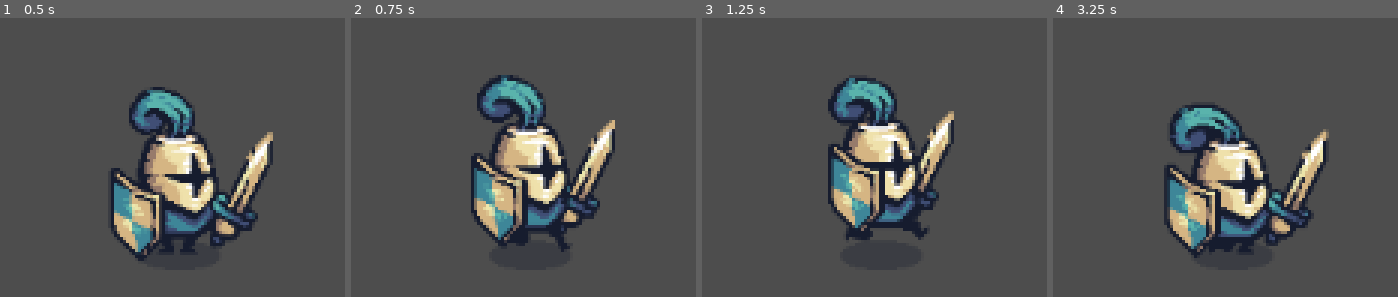
Above: before the commit, frames 1-4 (left to right).
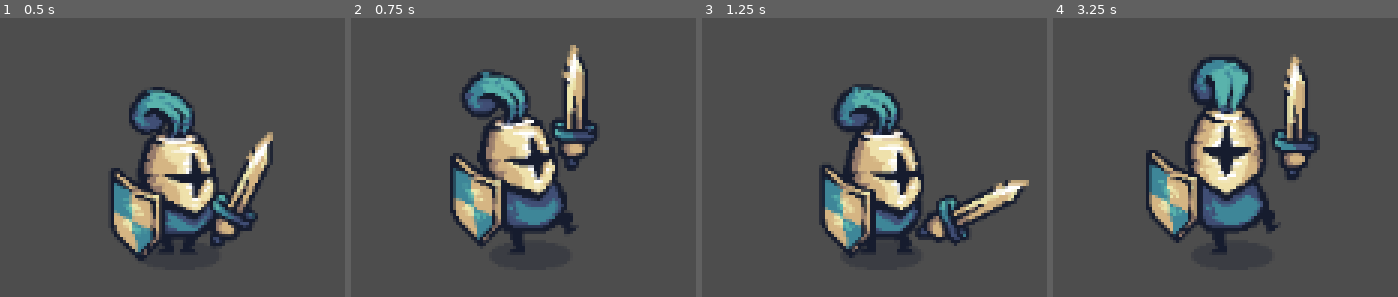
Above: after the commit, the same moments.

Repository: rheamin/rpg_essentials_tutorial
Game: Godot game, scene res://scenes/entities/player/player.tscn
Same seed, same stepped clock (60 frames per second), same inputs: the game is played once before the commit and once after it.
Inputs (mouse positions are in pixels of both pictures, inside the frame that each line leads up to):
- Up to frame 1 (0.5 s): no input
- Up to frame 2 (0.75 s): move the mouse to (outside the picture) at 0.52 s; hold D (move_right) from 0.53 s (still down); click (outside the picture) at 0.67 s
- Up to frame 3 (1.25 s): keep holding D (move_right)
- Up to frame 4 (3.25 s): move the mouse to (outside the picture) at 1.27 s; release D (move_right) at 1.28 s; hold S (move_down) 1.28-2.03 s; click (outside the picture) at 1.42 s; move the mouse to (outside the picture) at 2.02 s; hold D (move_right) 2.03-2.78 s; click (outside the picture) at 2.17 s; move the mouse to (outside the picture) at 2.77 s; hold W (move_up) from 2.78 s (still down); click (outside the picture) at 2.92 s

Frame 1 is identical in both runs. In frame 2, 19% of the frame differs, in the area x 28-77%, y 9-84%; in frame 3, 16%; in frame 4, 22%, in the area x 26-80%, y 12-87%.

Commit message:
added attack animation

Diff:
--- a/scenes/entities/player/player.gd
+++ b/scenes/entities/player/player.gd
@@ -9,6 +9,7 @@
 
 @export_category("Stats")
 @export var speed: int = 400
+@export var attack_speed: float = 0.6
 
 var state: State = State.IDLE
 var move_dir: Vector2 = Vector2.ZERO
@@ -16,9 +17,18 @@
 @onready var animation_tree: AnimationTree = $AnimationTree
 @onready var animation_playback: AnimationNodeStateMachinePlayback = $AnimationTree["parameters/playback"]
 
+func _ready() -> void:
+	animation_tree.set_active(true)
+
+
+func _unhandled_input(event: InputEvent) -> void:
+	if event is InputEventMouseButton and event.button_index == MOUSE_BUTTON_LEFT and event.pressed:
+		attack()
+
 
 func _physics_process(delta: float) -> void:
-	movement_loop()
+	if not state == State.ATTACK:
+		movement_loop()
 
 
 func movement_loop() -> void:
@@ -55,3 +65,20 @@
 			animation_playback.travel("run")
 		State.ATTACK:
 			animation_playback.travel("attack")
+
+
+func attack() -> void:
+	# check if already attacking
+	if state == State.ATTACK:
+		return
+	state = State.ATTACK
+
+	# find attack direction
+	var mouse_pos: Vector2 = get_global_mouse_position()
+	var attack_dir: Vector2 = (mouse_pos - global_position).normalized()
+	$Sprite2D.flip_h = attack_dir.x < 0 and abs(attack_dir.x) >= abs(attack_dir.y)
+	animation_tree.set("parameters/attack/BlendSpace2D/blend_position", attack_dir)
+	update_animation()
+
+	await get_tree().create_timer(attack_speed).timeout
+	state = State.IDLE
--- a/scenes/entities/player/player.tscn
+++ b/scenes/entities/player/player.tscn
@@ -19,6 +19,57 @@
 "transitions": PackedFloat32Array(1),
 "update": 1,
 "values": [0]
+}
+
+[sub_resource type="Animation" id="Animation_8akj5"]
+resource_name = "attack_down"
+length = 0.6
+step = 0.1
+tracks/0/type = "value"
+tracks/0/imported = false
+tracks/0/enabled = true
+tracks/0/path = NodePath("Sprite2D:frame")
+tracks/0/interp = 1
+tracks/0/loop_wrap = true
+tracks/0/keys = {
+"times": PackedFloat32Array(0, 0.1, 0.2, 0.3, 0.4, 0.5),
+"transitions": PackedFloat32Array(1, 1, 1, 1, 1, 1),
+"update": 1,
+"values": [24, 25, 26, 27, 28, 29]
+}
+
+[sub_resource type="Animation" id="Animation_bjvvg"]
+resource_name = "attack_right"
+length = 0.6
+step = 0.1
+tracks/0/type = "value"
+tracks/0/imported = false
+tracks/0/enabled = true
+tracks/0/path = NodePath("Sprite2D:frame")
+tracks/0/interp = 1
+tracks/0/loop_wrap = true
+tracks/0/keys = {
+"times": PackedFloat32Array(0, 0.1, 0.2, 0.3, 0.4, 0.5),
+"transitions": PackedFloat32Array(1, 1, 1, 1, 1, 1),
+"update": 1,
+"values": [12, 13, 14, 15, 16, 17]
+}
+
+[sub_resource type="Animation" id="Animation_bj7e2"]
+resource_name = "attack_up"
+length = 0.6
+step = 0.1
+tracks/0/type = "value"
+tracks/0/imported = false
+tracks/0/enabled = true
+tracks/0/path = NodePath("Sprite2D:frame")
+tracks/0/interp = 1
+tracks/0/loop_wrap = true
+tracks/0/keys = {
+"times": PackedFloat32Array(0, 0.1, 0.2, 0.3, 0.4, 0.5),
+"transitions": PackedFloat32Array(1, 1, 1, 1, 1, 1),
+"update": 1,
+"values": [36, 37, 38, 39, 40, 41]
 }
 
 [sub_resource type="Animation" id="Animation_58kc7"]
@@ -60,10 +111,47 @@
 [sub_resource type="AnimationLibrary" id="AnimationLibrary_bjvvg"]
 _data = {
 &"RESET": SubResource("Animation_635qg"),
+&"attack_down": SubResource("Animation_8akj5"),
+&"attack_right": SubResource("Animation_bjvvg"),
+&"attack_up": SubResource("Animation_bj7e2"),
 &"idle": SubResource("Animation_58kc7"),
 &"run": SubResource("Animation_nh4ur")
 }
 
+[sub_resource type="AnimationNodeAnimation" id="AnimationNodeAnimation_nh4ur"]
+animation = &"attack_right"
+
+[sub_resource type="AnimationNodeAnimation" id="AnimationNodeAnimation_bjvvg"]
+animation = &"attack_right"
+
+[sub_resource type="AnimationNodeAnimation" id="AnimationNodeAnimation_8akj5"]
+animation = &"attack_up"
+
+[sub_resource type="AnimationNodeAnimation" id="AnimationNodeAnimation_bj7e2"]
+animation = &"attack_down"
+
+[sub_resource type="AnimationNodeBlendSpace2D" id="AnimationNodeBlendSpace2D_1murt"]
+blend_point_0/node = SubResource("AnimationNodeAnimation_nh4ur")
+blend_point_0/pos = Vector2(-1, 0)
+blend_point_1/node = SubResource("AnimationNodeAnimation_bjvvg")
+blend_point_1/pos = Vector2(1, 0)
+blend_point_2/node = SubResource("AnimationNodeAnimation_8akj5")
+blend_point_2/pos = Vector2(0, -1)
+blend_point_3/node = SubResource("AnimationNodeAnimation_bj7e2")
+blend_point_3/pos = Vector2(0, 1)
+blend_mode = 1
+
+[sub_resource type="AnimationNodeTimeScale" id="AnimationNodeTimeScale_5sj0x"]
+
+[sub_resource type="AnimationNodeBlendTree" id="AnimationNodeBlendTree_ovg4i"]
+graph_offset = Vector2(-127.87109, 33.589844)
+nodes/output/position = Vector2(700, 180)
+nodes/BlendSpace2D/node = SubResource("AnimationNodeBlendSpace2D_1murt")
+nodes/BlendSpace2D/position = Vector2(80, 120)
+nodes/TimeScale/node = SubResource("AnimationNodeTimeScale_5sj0x")
+nodes/TimeScale/position = Vector2(420, 180)
+node_connections = [&"output", 0, &"TimeScale", &"TimeScale", 0, &"BlendSpace2D"]
+
 [sub_resource type="AnimationNodeAnimation" id="AnimationNodeAnimation_635qg"]
 animation = &"idle"
 
@@ -76,15 +164,26 @@
 [sub_resource type="AnimationNodeStateMachineTransition" id="AnimationNodeStateMachineTransition_nh4ur"]
 
 [sub_resource type="AnimationNodeStateMachineTransition" id="AnimationNodeStateMachineTransition_bjvvg"]
+
+[sub_resource type="AnimationNodeStateMachineTransition" id="AnimationNodeStateMachineTransition_7wli1"]
+
+[sub_resource type="AnimationNodeStateMachineTransition" id="AnimationNodeStateMachineTransition_j0oqr"]
+
+[sub_resource type="AnimationNodeStateMachineTransition" id="AnimationNodeStateMachineTransition_xy2vv"]
+switch_mode = 2
+advance_mode = 2
 
 [sub_resource type="AnimationNodeStateMachine" id="AnimationNodeStateMachine_nh4ur"]
 states/End/position = Vector2(691.27344, 100)
 states/Start/position = Vector2(207.40234, 100)
+states/attack/node = SubResource("AnimationNodeBlendTree_ovg4i")
+states/attack/position = Vector2(551.03125, 186.67578)
 states/idle/node = SubResource("AnimationNodeAnimation_635qg")
-states/idle/position = Vector2(396.03516, 100)
+states/idle/position = Vector2(356.65234, 100)
 states/run/node = SubResource("AnimationNodeAnimation_58kc7")
 states/run/position = Vector2(514.22266, 44.82422)
-transitions = ["Start", "idle", SubResource("AnimationNodeSt …(134 unchanged characters)… mationNodeStateMachineTransition_bjvvg")]
+transitions = ["Start", "idle", SubResource("AnimationNodeSt …(134 unchanged characters)… mationNodeStateMachineTransition_bjvvg"), "idle", "attack", SubResource("AnimationNodeStateMachineTransition_7wli1"), "run", "attack", SubResource("AnimationNodeStateMachineTransition_j0oqr"), "attack", "idle", SubResource("AnimationNodeStateMachineTransition_xy2vv")]
+graph_offset = Vector2(-47.41797, -56.58203)
 
 [node name="Player" type="CharacterBody2D" unique_id=702394244]
 position = Vector2(-1, 0)
@@ -105,5 +204,8 @@
 libraries/ = SubResource("AnimationLibrary_bjvvg")
 
 [node name="AnimationTree" type="AnimationTree" parent="." unique_id=501950983]
+active = false
 tree_root = SubResource("AnimationNodeStateMachine_nh4ur")
 anim_player = NodePath("../AnimationPlayer")
+parameters/attack/BlendSpace2D/blend_position = Vector2(0, 0)
+parameters/attack/TimeScale/scale = 1.0
